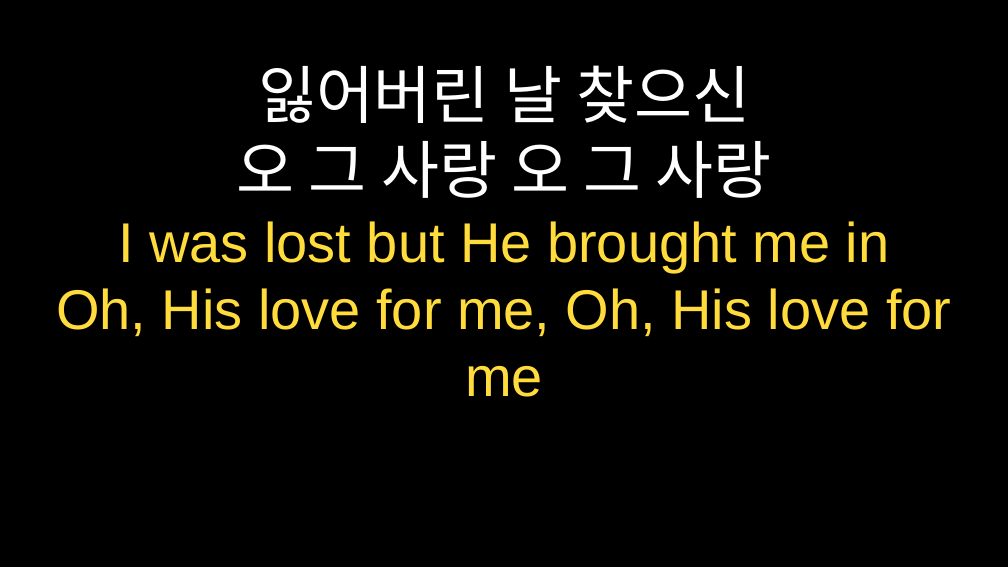
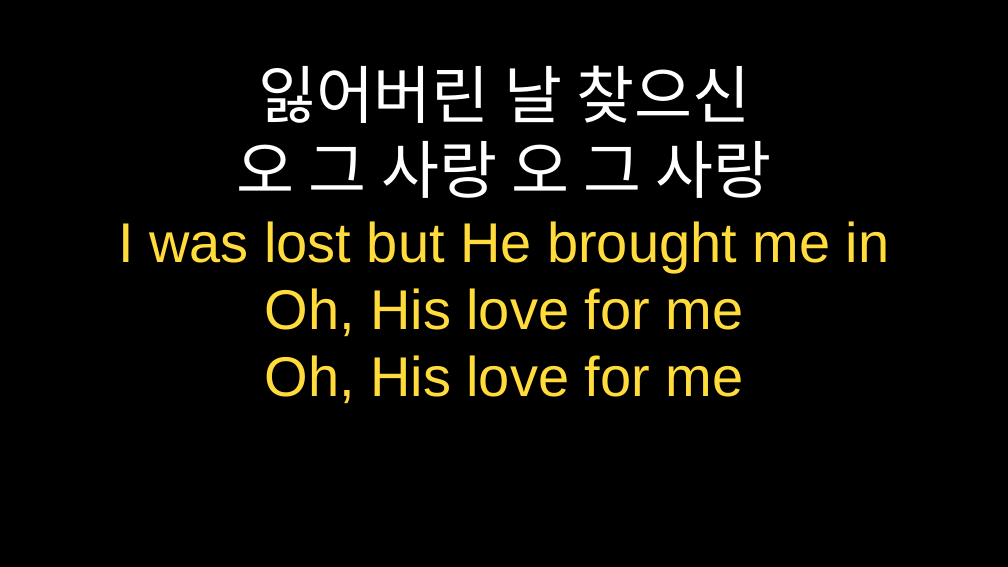
Before and after one commit to goldenbit1999/praisePPT, a slide deck: slide 3 of praisePPT/weekly_praise.pptx. Drawn at 1008x567 pixels with LibreOffice and Linux fonts; fonts in the diff are those of the drawing. Boxes give left, top, right and bottom in pixels: in the first picture for what was removed or moved away, otherwise in the second. Text is boxed around its words. In the diff, an @@ line names an element or a change of style, - is before the commit and + after.

```diff
--- a/praisePPT/weekly_praise.pptx
+++ b/praisePPT/weekly_praise.pptx
@@ text at (265,288,744,404): text changed @@
-Oh, His love for me, Oh, His love for me
+Oh, His love for me
+Oh, His love for me
```
Also in this commit, not shown: 13 other slides changed, 12 slides added, 10 slides removed, 10 other files.
